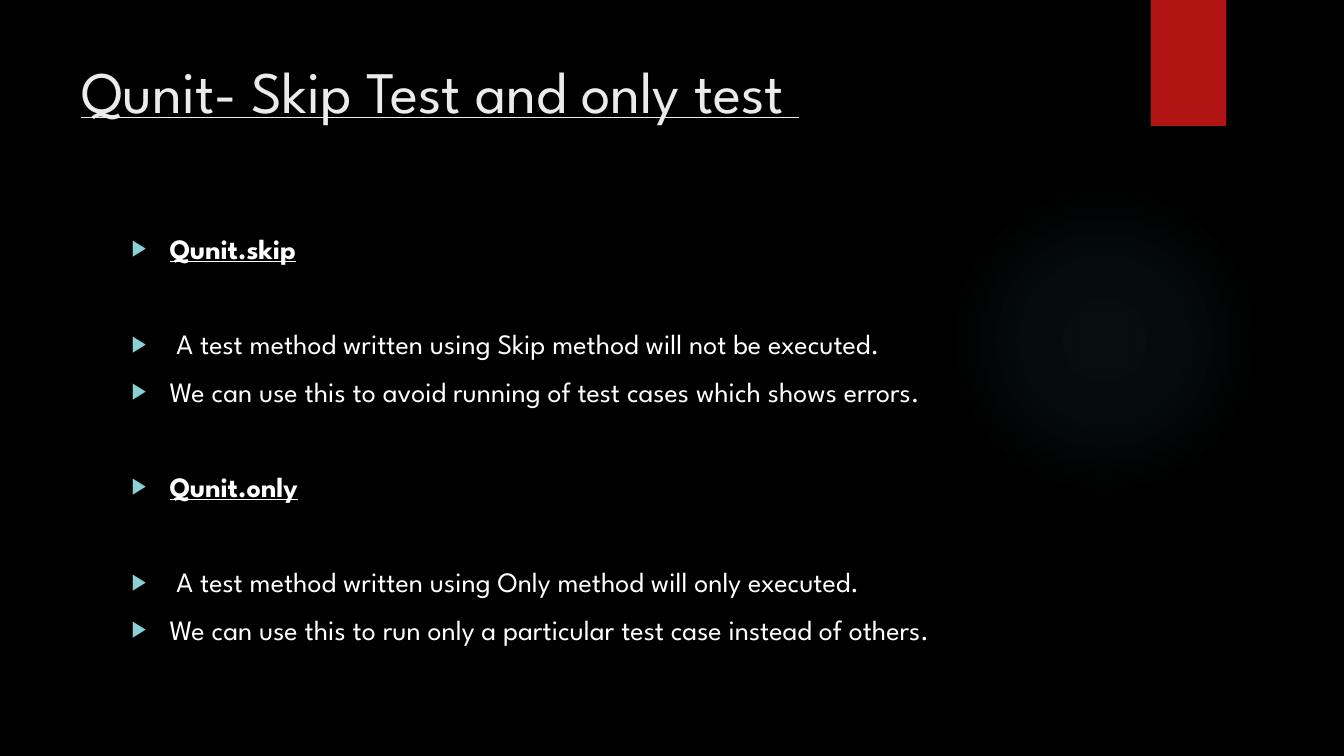
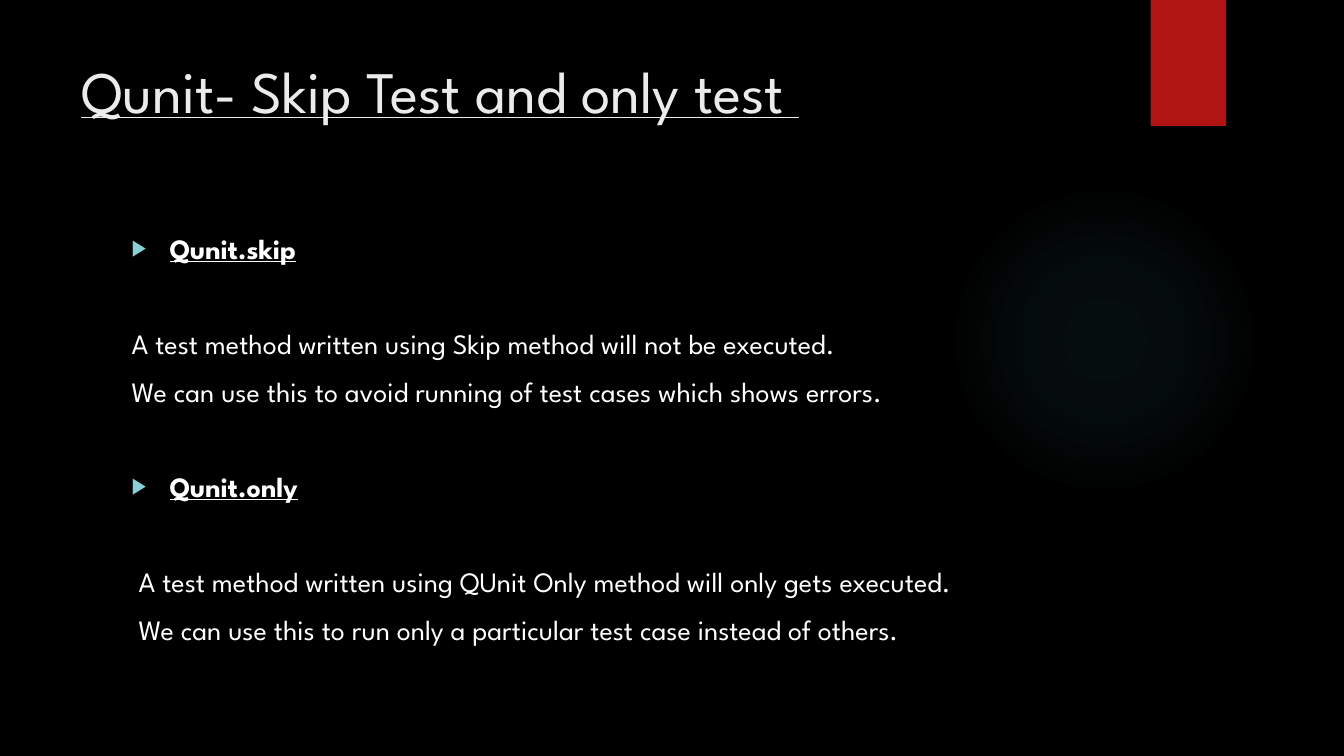
Before and after one commit to prashanthr036/qUnit-WS, a slide deck: slide 16 of docs/TestingQunit.pptx (slide 15 before the commit). Drawn at 1344x756 pixels with LibreOffice and Linux fonts; fonts in the diff are those of the drawing; background and template pictures are left out. Boxes give left, top, right and bottom in pixels: in the first picture for what was removed or moved away, otherwise in the second. Text is boxed around its words. In the diff, an @@ line names an element or a change of style, - is before the commit and + after.

```diff
--- a/docs/TestingQunit.pptx
+++ b/docs/TestingQunit.pptx
@@ text at (132,334,898,646): bullet ▶ to none @@
@@ text at (139,572,951,598): text changed @@
-▶ A test method written using Only method will only executed.
+A test method written using QUnit Only method will only gets executed.
```
Also in this commit, not shown: 4 other slides changed.
